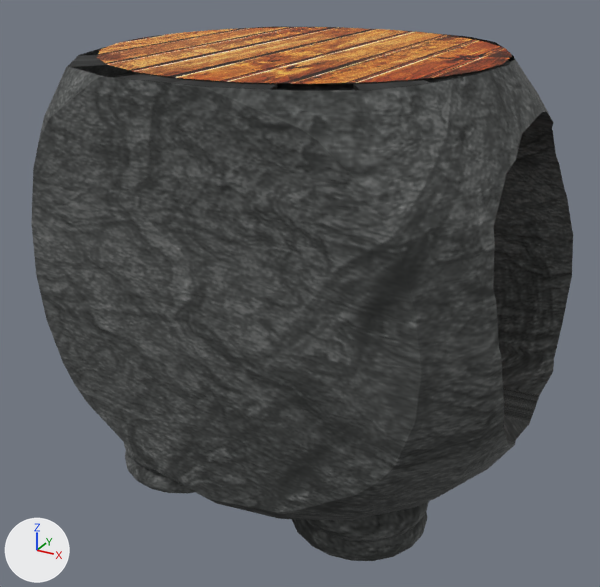
One commit to the OBJ model ProyectoFinal/ProyectoFinal/Models/Modelos/Horno_Picapiedras/HornoPicapiedras.obj: the scene before it, then after it.
Camera for both pictures: a 50 mm camera at (25.2, -50.2, 24.3) aimed at (-2.3, -0.2, -0.7). The lights are fixed; the arrows at lower left show +X, +Y and +Z. Where no turn or scale is listed for an object, it has been applied to the vertices. Vertices at the same position are counted once.

Script lines for the objects in view, before the commit:
```python
me_hornopicapiedras = bpy.data.meshes.new('HornoPicapiedras')
me_hornopicapiedras.from_pydata(...)  # 4323 vertices, 4875 faces; spans x -21.5..16.0, y -14.6..15.0, z -13.9..17.0
# faces by material slot: [48, 3614, 1213]
me_hornopicapiedras.materials.append(mat_lambert3sg)  # picture img_madera_png
me_hornopicapiedras.materials.append(mat_lambert2sg)  # picture img_roca_png
me_hornopicapiedras.materials.append(mat_lambert4sg)  # picture img_fire_png
ob_hornopicapiedras = bpy.data.objects.new('HornoPicapiedras', me_hornopicapiedras)
ob_hornopicapiedras.location = (0.0, 0.0, 0.0)
```
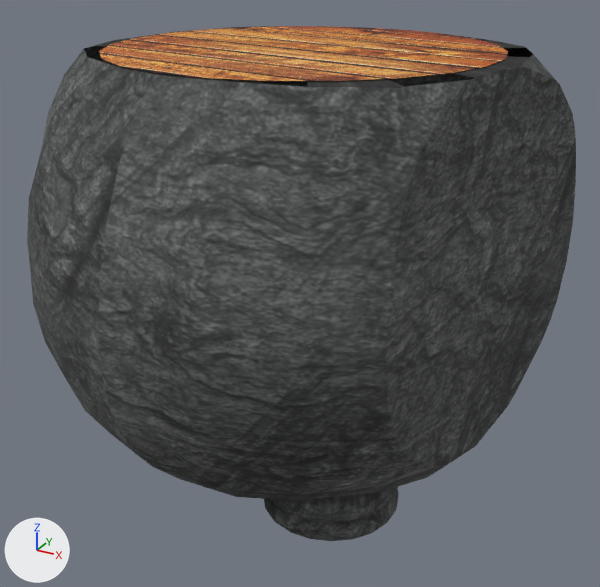
Pixel boxes [x1, y1, x2, y2] of what changed, in the pictures (600 x 587 px; the box of a moved part takes in the faces that stretch with it):
'HornoPicapiedras', reshaped: before [31, 27, 573, 561]; after [27, 26, 576, 541]
part 1 of me_hornopicapiedras, moved or reshaped: before [97, 27, 512, 84]; after [99, 26, 508, 81]
part 2 of me_hornopicapiedras, moved or reshaped: before [124, 443, 159, 473]; after [271, 487, 398, 522]
part 3 of me_hornopicapiedras, moved or reshaped: before [125, 452, 194, 493]; after [264, 489, 399, 541]
part 4 of me_hornopicapiedras, rebuilt: before [31, 27, 573, 521]; after [27, 26, 576, 501]
part 5 of me_hornopicapiedras, deleted (black): before [307, 502, 429, 542]
part 6 of me_hornopicapiedras, deleted (black): before [292, 512, 427, 561]

The change, as a diff of the scene's bpy script:
```diff
--- a/ProyectoFinal/ProyectoFinal/Models/Modelos/Horno_Picapiedras/HornoPicapiedras.obj.py
+++ b/ProyectoFinal/ProyectoFinal/Models/Modelos/Horno_Picapiedras/HornoPicapiedras.obj.py
@@ me_hornopicapiedras @@
 # used by ob_hornopicapiedras; location = (0.0, 0.0, 0.0)
-me_hornopicapiedras.from_pydata(...)  # 4323 vertices, 4875 faces; spans x -21.5..16.0, y -14.6..15.0, z -13.9..17.0
+me_hornopicapiedras.from_pydata(...)  # 4323 vertices, 4875 faces; spans x -19.4..14.3, y -18.3..19.6, z -13.9..17.0
+# me_hornopicapiedras part 1: the loose piece of 61 vertices spanning x -15.7..11.3, y -13.4..13.6, z 17.0 is turned 80.9 degrees about the z axis through its middle, then moved by (-0.4, 0.6, 0.0)
+# me_hornopicapiedras part 2: the loose piece of 382 vertices spanning x -13.3..-3.5, y -12.0..-2.5, z -12.9..-9.5 is turned 80.9 degrees about the z axis through its middle, then moved by (12.1, 0.7, 0.0)
+# me_hornopicapiedras part 3: the loose piece of 382 vertices spanning x -13.2..-3.5, y -12.0..-2.5, z -13.9..-10.5 is turned 80.9 degrees about the z axis through its middle, then moved by (12.1, 0.7, 0.0)
+# me_hornopicapiedras part 4: the loose piece of 527 vertices spanning x -21.5..16.0, y -14.6..15.0, z -12.0..16.9 is rebuilt with 527 vertices and now spans x -19.4..14.3, y -18.3..19.6, z -12.0..16.9
+# me_hornopicapiedras part 5: the loose piece of 382 vertices spanning x 1.4..11.1, y -12.0..-2.5, z -12.9..-9.5 is deleted
+# me_hornopicapiedras part 6: the loose piece of 382 vertices spanning x 1.4..11.0, y -12.0..-2.5, z -13.9..-10.5 is deleted
 me_hornopicapiedras.materials.append(mat_lambert3sg)
```
